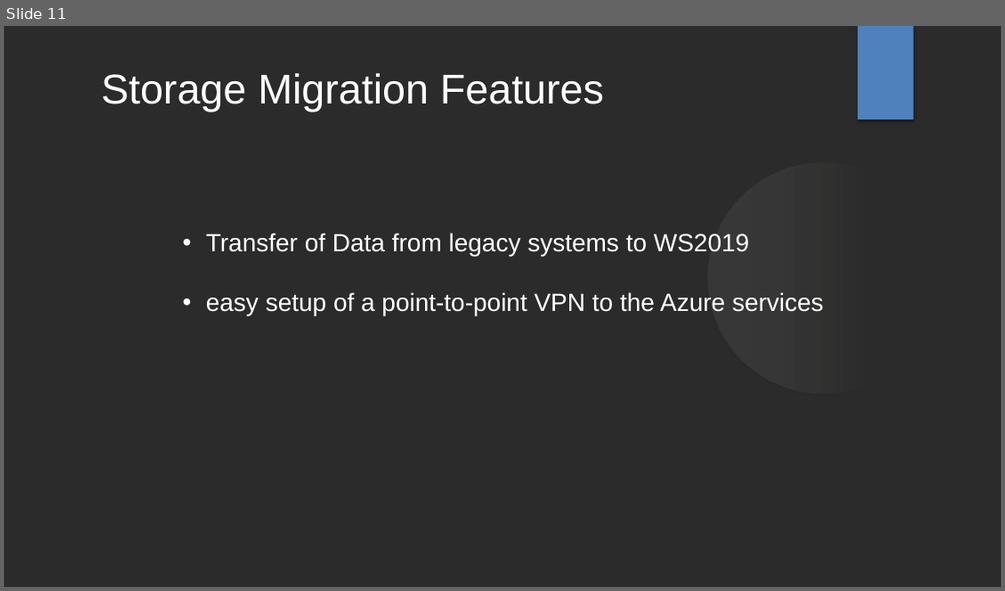
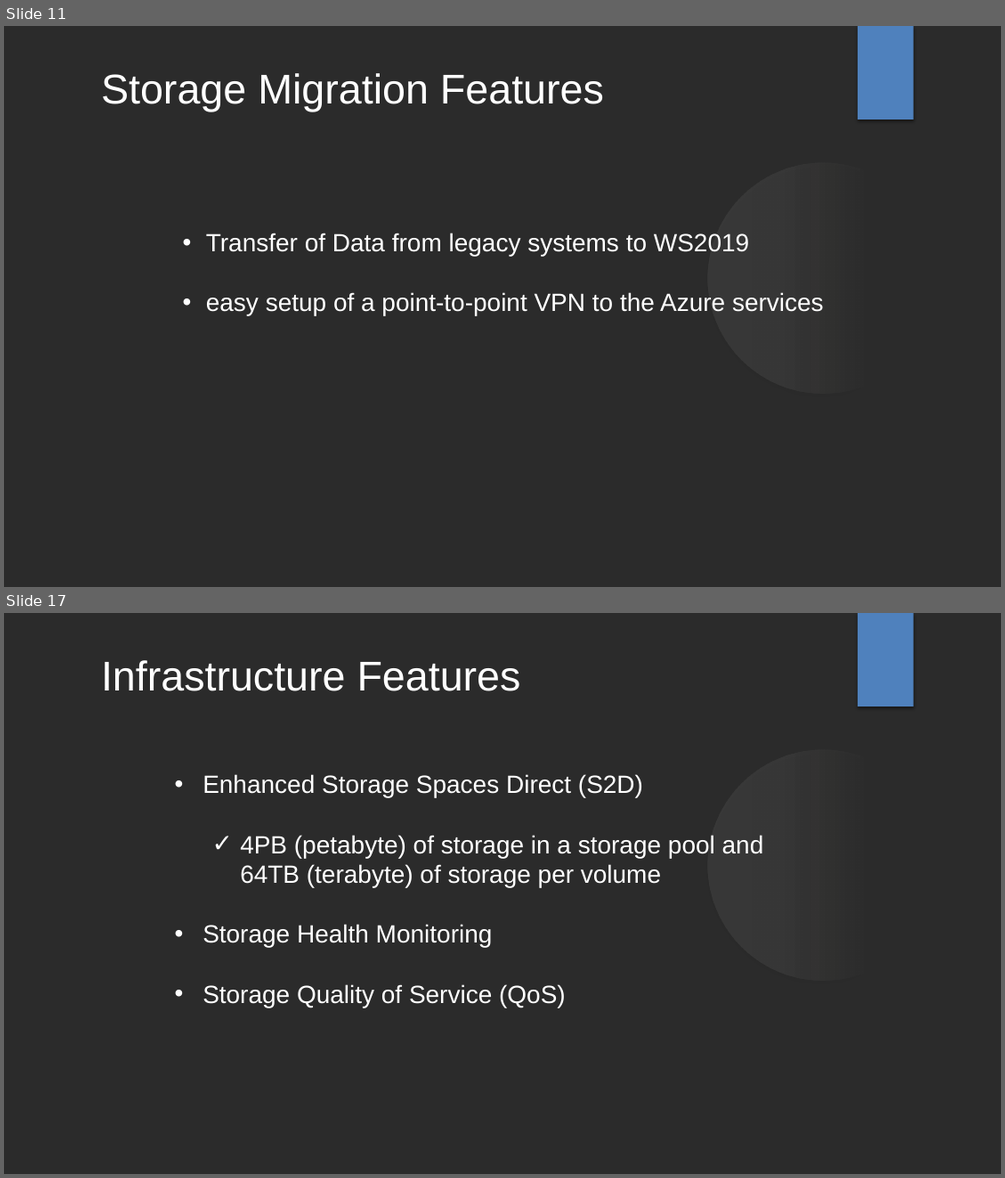
Before and after one commit to knight-coder-llc/net-403-ppt, a slide deck: Windows Server 2019.pptx. Shown one above the other, each under a label of ours: slide 11 before the commit, slides 11 and 17 after it; the slides between them are not shown. The pictures are 1005x591 and 1005x1178 pixels, drawn with LibreOffice and Linux fonts; fonts in the diff are those of the drawing; background and template pictures are left out; a plain dark background stands for a picture behind light text. Boxes give left, top, right and bottom in pixels: in the first picture for what was removed or moved away, otherwise in the second. Text is boxed around its words. In the diff, an @@ line names an element or a change of style, - is before the commit and + after.

```diff
--- a/Windows Server 2019.pptx
+++ b/Windows Server 2019.pptx
@@ slide 17 added at bbox=[4, 613, 1001, 1174], background picture (left out); not listed: 2 template elements that a slide beside it also shows @@
@@ text added at bbox=[101, 660, 521, 691], 40 pt, text #FFFFFF @@
+Infrastructure Features
@@ text added at bbox=[202, 774, 764, 1007], 24 pt, text #FFFFFF @@
+• Enhanced Storage Spaces Direct (S2D)
+  ✓ 4PB (petabyte) of storage in a storage pool and 64TB (terabyte) of storage per volume
+• Storage Health Monitoring
+• Storage Quality of Service (QoS)
```
Also in this commit, not shown: 3 slides changed, 28 other slides added, 1 slide removed.
